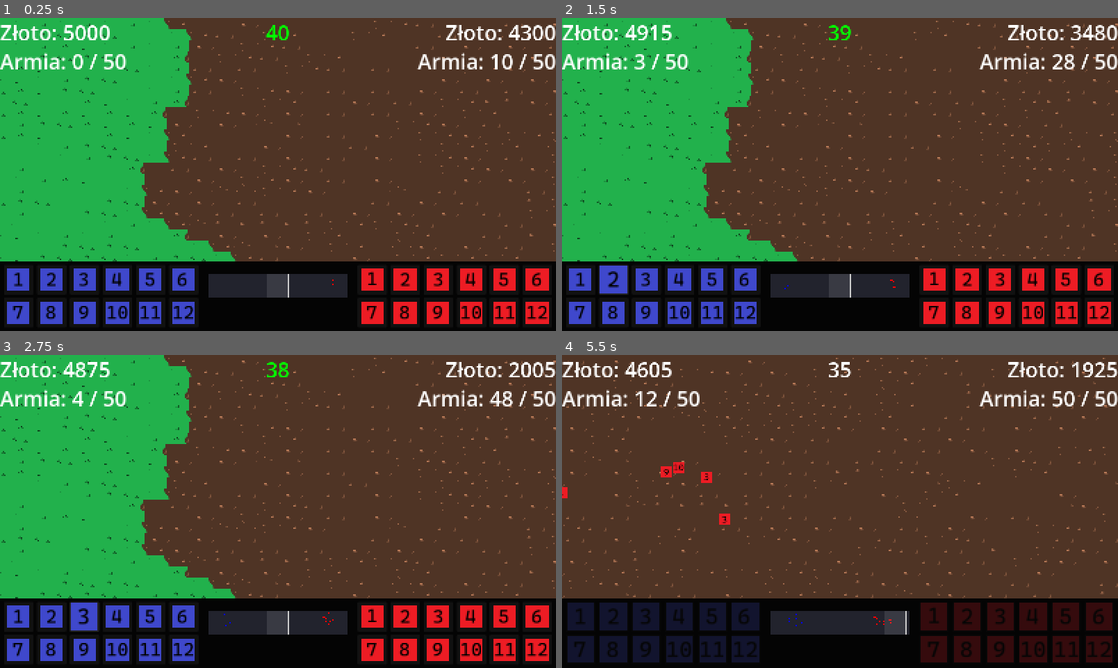
Above: before the commit, frames 1-4 (two rows, left to right).
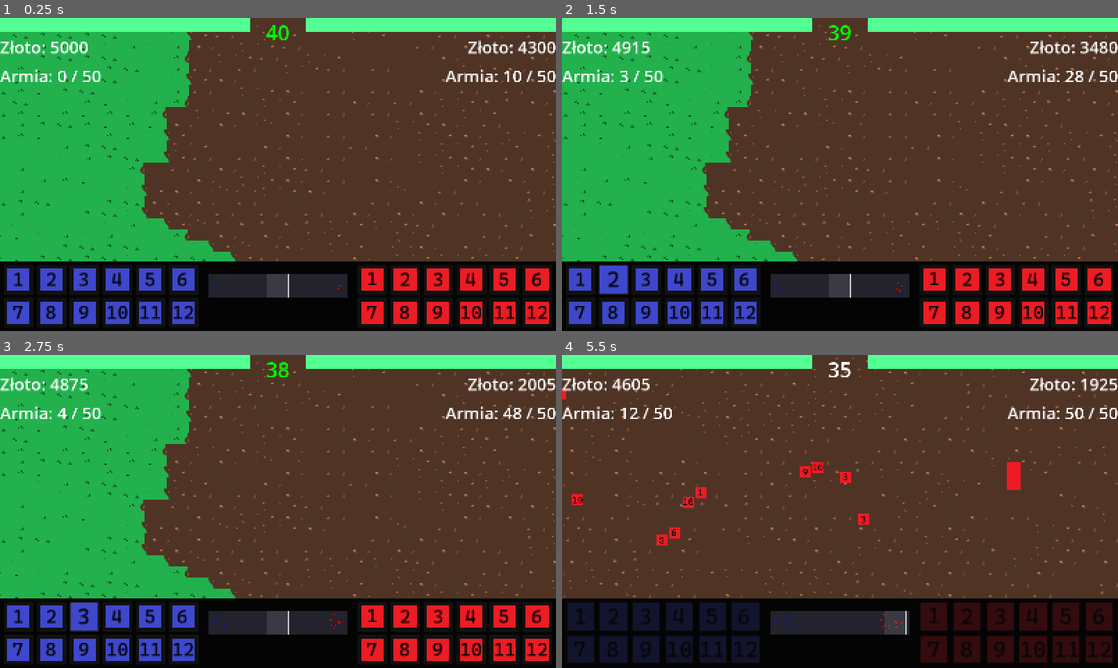
Above: after the commit, the same moments.

Repository: wojmichaluk/miragine-quest
Game: Godot game, scene res://scenes/Main.tscn
Same seed, same stepped clock (60 frames per second), same inputs: the game is played once before the commit and once after it. The project has no main scene, so this scene is started directly.
Inputs (mouse positions are in pixels of both pictures, inside the frame that each line leads up to):
- Up to frame 1 (0.25 s): no input
- Up to frame 2 (1.5 s): click (578, 280) at 0.52 s; click (612, 280) at 1.27 s
- Up to frame 3 (2.75 s): click (83, 617) at 2.02 s
- Up to frame 4 (5.5 s): click (678, 617) at 2.77 s; click (712, 617) at 3.52 s; click (745, 617) at 4.27 s; drag from (840, 624) to (895, 442) at 5.02 s

The runs differ from the first frame. In frame 1, 6.7% of the frame differs, in the area x 0-100%, y 0-87%; in frame 2, 6.7%; in frame 3, 6.8%; in frame 4, 8.0%, in the area x 0-100%, y 0-89%.

Commit message:
Added player and enemy bases as a game objective

Diff:
--- /dev/null
+++ b/godot-project/scenes/Base.tscn
@@ -0,0 +1,22 @@
+[gd_scene format=3 uid="uid://dkg2pejelckmf"]
+
+[ext_resource type="Script" uid="uid://dk0pli7vcnkhr" path="res://scripts/base.gd" id="1_c07sk"]
+
+[sub_resource type="RectangleShape2D" id="RectangleShape2D_c07sk"]
+size = Vector2(40, 80)
+
+[sub_resource type="RectangleShape2D" id="RectangleShape2D_bd46k"]
+size = Vector2(200, 1800)
+
+[node name="Base" type="StaticBody2D" unique_id=2128790204]
+script = ExtResource("1_c07sk")
+
+[node name="Sprite2D" type="Sprite2D" parent="." unique_id=428440765]
+
+[node name="CollisionShape2D" type="CollisionShape2D" parent="." unique_id=1850872753]
+shape = SubResource("RectangleShape2D_c07sk")
+
+[node name="AttackZone" type="Area2D" parent="." unique_id=956763928]
+
+[node name="CollisionShape2D" type="CollisionShape2D" parent="AttackZone" unique_id=1107062571]
+shape = SubResource("RectangleShape2D_bd46k")
--- a/godot-project/scenes/EnemyUnit.tscn
+++ b/godot-project/scenes/EnemyUnit.tscn
@@ -6,7 +6,7 @@
 size = Vector2(32, 32)
 
 [sub_resource type="RectangleShape2D" id="RectangleShape2D_1inur"]
-size = Vector2(150, 1800)
+size = Vector2(200, 1800)
 
 [node name="EnemyUnit" type="CharacterBody2D" unique_id=1664070961 groups=["enemy"]]
 y_sort_enabled = true
@@ -22,5 +22,4 @@
 [node name="AttackZone" type="Area2D" parent="." unique_id=1221158233]
 
 [node name="CollisionShape2D" type="CollisionShape2D" parent="AttackZone" unique_id=177338786]
-position = Vector2(25, 0)
 shape = SubResource("RectangleShape2D_1inur")
--- a/godot-project/scenes/Main.tscn
+++ b/godot-project/scenes/Main.tscn
@@ -40,6 +40,10 @@
 sources/3 = SubResource("TileSetAtlasSource_h2yge")
 sources/0 = SubResource("TileSetAtlasSource_7mycd")
 
+[sub_resource type="Gradient" id="Gradient_nxtc6"]
+offsets = PackedFloat32Array(0, 0.30493274, 0.6547085, 1)
+colors = PackedColorArray(0.57487124, 0, 0, 1, 0.6265344, 0.32702956, 0.02072231, 1, 0.82, 0.7956733, 0.090200014, 1, 0.3238763, 1, 0.5735296, 1)
+
 [sub_resource type="StyleBoxFlat" id="StyleBoxFlat_lquwl"]
 bg_color = Color(0.016551722, 0.016551727, 0.016551709, 1)
 
@@ -50,6 +54,22 @@
 border_width_right = 2
 border_width_bottom = 2
 
+[sub_resource type="Gradient" id="Gradient_q8u5g"]
+colors = PackedColorArray(1, 1, 1, 1, 1, 1, 1, 1)
+
+[sub_resource type="GradientTexture2D" id="GradientTexture2D_lhr70"]
+gradient = SubResource("Gradient_q8u5g")
+width = 40
+height = 40
+
+[sub_resource type="Gradient" id="Gradient_jlsqs"]
+colors = PackedColorArray(1, 1, 1, 1, 1, 1, 1, 1)
+
+[sub_resource type="GradientTexture2D" id="GradientTexture2D_q8u5g"]
+gradient = SubResource("Gradient_jlsqs")
+width = 40
+height = 40
+
 [node name="Main" type="Node2D" unique_id=300323835]
 y_sort_enabled = true
 script = ExtResource("1_nxtc6")
@@ -77,6 +97,7 @@
 grow_horizontal = 2
 grow_vertical = 2
 script = ExtResource("6_bjd11")
+health_gradient = SubResource("Gradient_nxtc6")
 
 [node name="Panel" type="Panel" parent="CanvasLayer/UI" unique_id=977985668]
 layout_mode = 1
@@ -115,7 +136,7 @@
 custom_minimum_size = Vector2(450, 0)
 layout_mode = 2
 
-[node name="Minimap" type="ColorRect" parent="CanvasLayer/UI/Panel/MarginContainer/HBoxContainer/Space" unique_id=418582231 node_paths=PackedStringArray("camera")]
+[node name="Minimap" type="ColorRect" parent="CanvasLayer/UI/Panel/MarginContainer/HBoxContainer/Space" unique_id=418582231 node_paths=PackedStringArray("camera", "ui_panel")]
 layout_mode = 0
 offset_left = 25.0
 offset_top = 25.0
@@ -124,6 +145,7 @@
 color = Color(0.13210526, 0.13768926, 0.17670855, 1)
 script = ExtResource("7_qmy6f")
 camera = NodePath("../../../../../../../Camera2D")
+ui_panel = NodePath("../../../..")
 
 [node name="ViewIndicator" type="Panel" parent="CanvasLayer/UI/Panel/MarginContainer/HBoxContainer/Space/Minimap" unique_id=385643387]
 layout_mode = 1
@@ -154,9 +176,10 @@
 
 [node name="PlayerGold" type="Label" parent="CanvasLayer/UI/Labels" unique_id=735946417]
 layout_mode = 0
+offset_top = 50.0
 offset_right = 250.0
-offset_bottom = 83.0
-theme_override_font_sizes/font_size = 60
+offset_bottom = 133.0
+theme_override_font_sizes/font_size = 48
 
 [node name="EnemyGold" type="Label" parent="CanvasLayer/UI/Labels" unique_id=1092886061]
 layout_mode = 1
@@ -164,10 +187,11 @@
 anchor_left = 1.0
 anchor_right = 1.0
 offset_left = 1310.0
+offset_top = 50.0
 offset_right = 1560.0
-offset_bottom = 83.0
+offset_bottom = 133.0
 grow_horizontal = 0
-theme_override_font_sizes/font_size = 60
+theme_override_font_sizes/font_size = 48
 horizontal_alignment = 2
 
 [node name="TimerLabel" type="Label" parent="CanvasLayer/UI/Labels" unique_id=448844024]
@@ -184,19 +208,42 @@
 
 [node name="PlayerCapacity" type="Label" parent="CanvasLayer/UI/Labels" unique_id=1126935031]
 layout_mode = 0
-offset_top = 83.0
+offset_top = 133.0
 offset_right = 400.0
-offset_bottom = 166.0
-theme_override_font_sizes/font_size = 60
+offset_bottom = 216.0
+theme_override_font_sizes/font_size = 48
 
 [node name="EnemyCapacity" type="Label" parent="CanvasLayer/UI/Labels" unique_id=764414135]
 layout_mode = 1
 offset_left = 1200.0
-offset_top = 83.0
+offset_top = 133.0
 offset_right = 1600.0
-offset_bottom = 166.0
-theme_override_font_sizes/font_size = 60
+offset_bottom = 216.0
+theme_override_font_sizes/font_size = 48
 horizontal_alignment = 2
+
+[node name="ProgressBars" type="Control" parent="CanvasLayer/UI" unique_id=898078429]
+anchors_preset = 0
+offset_right = 40.0
+offset_bottom = 40.0
+
+[node name="EnemyHealth" type="TextureProgressBar" parent="CanvasLayer/UI/ProgressBars" unique_id=1327662281]
+layout_mode = 0
+offset_left = 880.0
+offset_right = 1600.0
+offset_bottom = 40.0
+max_value = 10000.0
+value = 10000.0
+fill_mode = 1
+texture_progress = SubResource("GradientTexture2D_lhr70")
+
+[node name="PlayerHealth" type="TextureProgressBar" parent="CanvasLayer/UI/ProgressBars" unique_id=571739484]
+layout_mode = 0
+offset_right = 720.0
+offset_bottom = 40.0
+max_value = 10000.0
+value = 10000.0
+texture_progress = SubResource("GradientTexture2D_q8u5g")
 
 [node name="UnitsNode" type="Node2D" parent="." unique_id=1498030784]
 y_sort_enabled = true
--- a/godot-project/scenes/PlayerUnit.tscn
+++ b/godot-project/scenes/PlayerUnit.tscn
@@ -6,7 +6,7 @@
 size = Vector2(32, 32)
 
 [sub_resource type="RectangleShape2D" id="RectangleShape2D_xgtta"]
-size = Vector2(150, 1800)
+size = Vector2(200, 1800)
 
 [node name="PlayerUnit" type="CharacterBody2D" unique_id=1532960382 groups=["player"]]
 y_sort_enabled = true
@@ -21,5 +21,4 @@
 [node name="AttackZone" type="Area2D" parent="." unique_id=1301097585]
 
 [node name="CollisionShape2D" type="CollisionShape2D" parent="AttackZone" unique_id=482549527]
-position = Vector2(-25, 0)
 shape = SubResource("RectangleShape2D_xgtta")
--- /dev/null
+++ b/godot-project/scripts/base.gd
@@ -0,0 +1,28 @@
+extends StaticBody2D
+
+
+@export var max_health: float = 10000.0
+var current_health: float = 10000.0
+var is_player_base: bool = true
+
+signal base_health_changed(current, maximum, is_player)
+signal base_destroyed(is_player)
+
+# Called when the node enters the scene tree for the first time.
+func _ready():
+	current_health = max_health
+	add_to_group("player" if is_player_base else "enemy")
+	add_to_group("base")
+
+
+# Called every frame. 'delta' is the elapsed time since the previous frame.
+func _process(delta: float) -> void:
+	pass
+
+
+func take_damage(amount: float, atk_type: String):
+	current_health -= amount
+	base_health_changed.emit(current_health, max_health, is_player_base)
+
+	if current_health <= 0:
+		base_destroyed.emit(is_player_base)
--- a/godot-project/scripts/main.gd
+++ b/godot-project/scripts/main.gd
@@ -1,9 +1,10 @@
 extends Node2D
 
 
-# Player and enemy unit scenes
+# Player and enemy unit & base scenes
 var player_unit_scene = preload("res://scenes/PlayerUnit.tscn")
 var enemy_unit_scene = preload("res://scenes/EnemyUnit.tscn")
+var base_scene = preload("res://scenes/Base.tscn")
 
 # Player and enemy textures
 var player_textures = []
@@ -39,7 +40,11 @@
 		player_textures.append(load("res://assets/units/player/unit" + str(i) + ".png"))
 		enemy_textures.append(load("res://assets/units/enemy/unit" + str(i) + ".png"))
 
+	# Setup bases and load all units
+	setup_bases()
 	load_all_units()
+
+	# Connect time and currency signals
 	gold_changed.connect($CanvasLayer/UI.update_gold_display)
 	time_changed.connect($CanvasLayer/UI.update_timer_display)
 	weight_changed.connect($CanvasLayer/UI.update_weight_display)
@@ -60,6 +65,24 @@
 	pass
 
 
+func setup_bases():
+	var player_base = base_scene.instantiate()
+	player_base.position = Vector2(-4500, 350)
+	player_base.is_player_base = true
+	player_base.get_node("Sprite2D").texture = load("res://assets/bases/player_base.png")
+	add_child(player_base)
+
+	var enemy_base = base_scene.instantiate()
+	enemy_base.position = Vector2(4500, 350)
+	enemy_base.is_player_base = false
+	enemy_base.get_node("Sprite2D").texture = load("res://assets/bases/enemy_base.png")
+	add_child(enemy_base)
+
+	# Connecting signals to UI
+	player_base.base_health_changed.connect($CanvasLayer/UI.update_base_hp)
+	enemy_base.base_health_changed.connect($CanvasLayer/UI.update_base_hp)
+
+
 func load_all_units():
 	var player_file_path = "res://data/player_units.json"
 	var enemy_file_path = "res://data/enemy_units.json"
@@ -126,7 +149,7 @@
 		new_unit.get_node("Sprite2D").texture = enemy_textures[unit_id]
 
 	# Setting unit orientation
-	new_unit.position = Vector2(-dir * 4000, randf_range(100, 600))
+	new_unit.position = Vector2(-dir * 4400, randf_range(100, 600))
 	new_unit.direction = dir
 
 	# Setting unit attributes
--- a/godot-project/scripts/minimap.gd
+++ b/godot-project/scripts/minimap.gd
@@ -4,6 +4,7 @@
 @onready var indicator = $ViewIndicator
 @export var camera: Camera2D
 @export var unit_dot_radius: float = 2.0
+@export var ui_panel: Panel
 
 var world_width: float
 var offset: float
@@ -37,7 +38,7 @@
 	if not camera: return
 
 	# Calculating world height
-	var world_height = camera.limit_bottom - camera.limit_top
+	var world_height = camera.limit_bottom - camera.limit_top - ui_panel.size.y
 
 	# Drawing player units
 	var player_units = get_tree().get_nodes_in_group("player")
--- a/godot-project/scripts/ui.gd
+++ b/godot-project/scripts/ui.gd
@@ -1,6 +1,7 @@
 extends Control
 
 
+@export var health_gradient: Gradient
 var player_icons_textures = []
 var enemy_icons_textures = []
 var unit_button_scene = preload("res://scenes/UnitButton.tscn")
@@ -13,6 +14,8 @@
 		enemy_icons_textures.append(load("res://assets/units/enemy/unit" + str(i) + ".png"))
 
 	create_buttons()
+	setup_health_bar($ProgressBars/PlayerHealth)
+	setup_health_bar($ProgressBars/EnemyHealth)
 
 
 # Called every frame. 'delta' is the elapsed time since the previous frame.
@@ -51,6 +54,13 @@
 			right_group.add_child(button)
 
 
+func setup_health_bar(bar: TextureProgressBar):
+	var tex = bar.texture_progress
+	tex.width = 720
+	tex.height = 40
+	bar.tint_progress = health_gradient.sample(1.0)
+
+
 func update_gold_display(amount: int, is_player: bool):
 	if is_player:
 		$Labels/PlayerGold.text = "Złoto: " + str(amount)
@@ -86,3 +96,12 @@
 		if button is Button:
 			button.disabled = !enabled
 			button.modulate.a = 1.0 if enabled else 0.5
+
+
+func update_base_hp(current: float, maximum: float, is_player: bool):
+	var hp_bar = $ProgressBars/PlayerHealth if is_player else $ProgressBars/EnemyHealth
+	hp_bar.max_value = maximum
+	hp_bar.value = current
+
+	# Display health bar as a gradient
+	hp_bar.tint_progress = health_gradient.sample(current / maximum)
--- a/godot-project/scripts/unit.gd
+++ b/godot-project/scripts/unit.gd
@@ -25,7 +25,7 @@
 	current_health = max_health
 
 	if attack_type == "physical":
-		attack_range = 50.0
+		attack_range = 40.0
 	else:
 		attack_range = 250.0
 
@@ -46,7 +46,7 @@
 		var direction_to_target = (target_to_attack.global_position - global_position).normalized()
 
 		if distance_to_target > attack_range:
-			velocity = direction_to_target * 0.5 * speed
+			velocity = direction_to_target * 0.75 * speed
 		else:
 			velocity = Vector2.ZERO
 			attack_target(target_to_attack, delta)
Binary file added: godot-project/assets/bases/enemy_base.png
Binary file added: godot-project/assets/bases/player_base.png
Not shown, added: godot-project/scripts/base.gd.uid
Not shown, changed: roadmap.md
